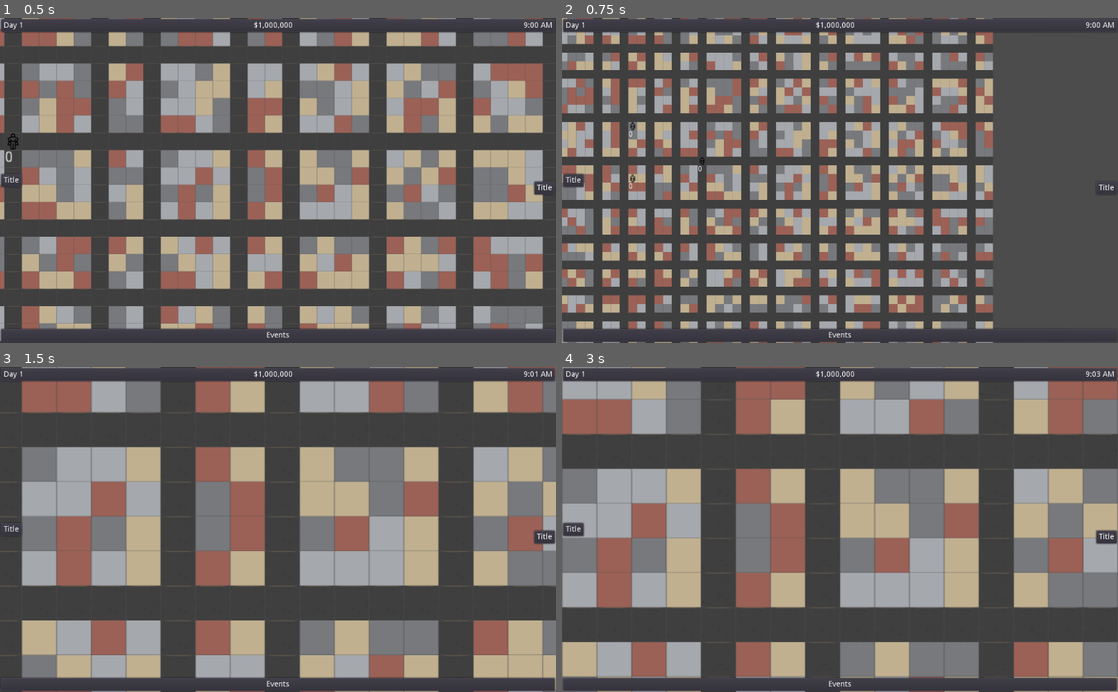
Above: before the commit, frames 1-4 (two rows, left to right).
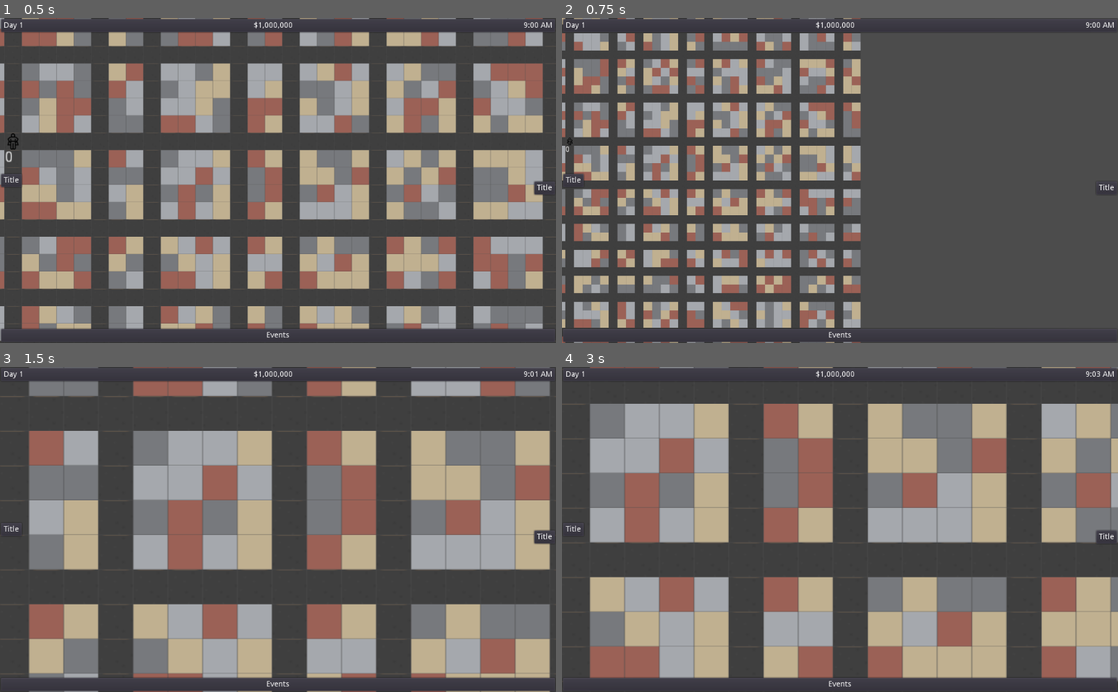
Above: after the commit, the same moments.

Repository: rachd/SuperheroDispatcher2.0
Game: Godot game, scene res://MapContainer/MapContainer.tscn
Same seed, same stepped clock (60 frames per second), same inputs: the game is played once before the commit and once after it.
Inputs (mouse positions are in pixels of both pictures, inside the frame that each line leads up to):
- Up to frame 1 (0.5 s): no input
- Up to frame 2 (0.75 s): tap Enter at 0.5 s; move the mouse to (573, 141) at 0.52 s; hold D (right) from 0.53 s (still down); hold Mouse wheel down (wheel_down) from 0.53 s (still down); click (573, 141) at 0.67 s
- Up to frame 3 (1.5 s): tap Mouse wheel up (wheel_up) at 0.8, 1.35 s; tap Space at 1.25 s; move the mouse to (166, 545) at 1.27 s; release D (right) at 1.28 s; release Mouse wheel down (wheel_down) at 1.28 s; hold S (down) from 1.28 s (still down)
- Up to frame 4 (3 s): tap Mouse wheel down (wheel_down) at 1.55 s; tap Enter at 2 s; move the mouse to (895, 458) at 2.02 s; release S (down) at 2.03 s; hold D (right) 2.03-2.78 s; hold Mouse wheel down (wheel_down) 2.03-2.78 s; tap Mouse wheel up (wheel_up) at 2.3, 2.85 s; tap Space at 2.75 s; move the mouse to (812, 594) at 2.77 s; hold W (up) from 2.78 s (still down); click (812, 594) at 2.92 s

Frame 1 is identical in both runs. In frame 2, 51% of the frame differs, in the area x 0-78%, y 0-100%; in frame 3, 63%; in frame 4, 74%, in the area x 0-100%, y 0-100%.

Commit message:
zoom to point

Diff:
--- a/MapContainer/Map/Camera.gd
+++ b/MapContainer/Map/Camera.gd
@@ -4,15 +4,24 @@
 var offset_x = 0
 var offset_y = 0
 
+func _zoom_at_point(zoom_change, point):
+	var c0 = global_position
+	var v0 = get_viewport().size
+	var c1 # next camera position
+	var z0 = zoom
+	var z1 = z0 * zoom_change
+
+	c1 = c0 + (-0.5*v0 + point)*(z0 - z1)
+	zoom = z1
+	global_position = c1
+
 func _input(event):
 	if event.is_action_pressed("wheel_up"):
 		if zoom_level > 0.25:
-			zoom_level /= 2
-			zoom = Vector2(zoom_level, zoom_level)
+			_zoom_at_point(0.5, event.position)
 	elif event.is_action_pressed("wheel_down"):
 		if zoom_level < 2:
-			zoom_level *= 2
-			zoom = Vector2(zoom_level, zoom_level)
+			_zoom_at_point(2, event.position)
 
 	if event.is_action_pressed("up") or (event.is_pressed() and event.is_action("up")):
 		offset_y -= 10
